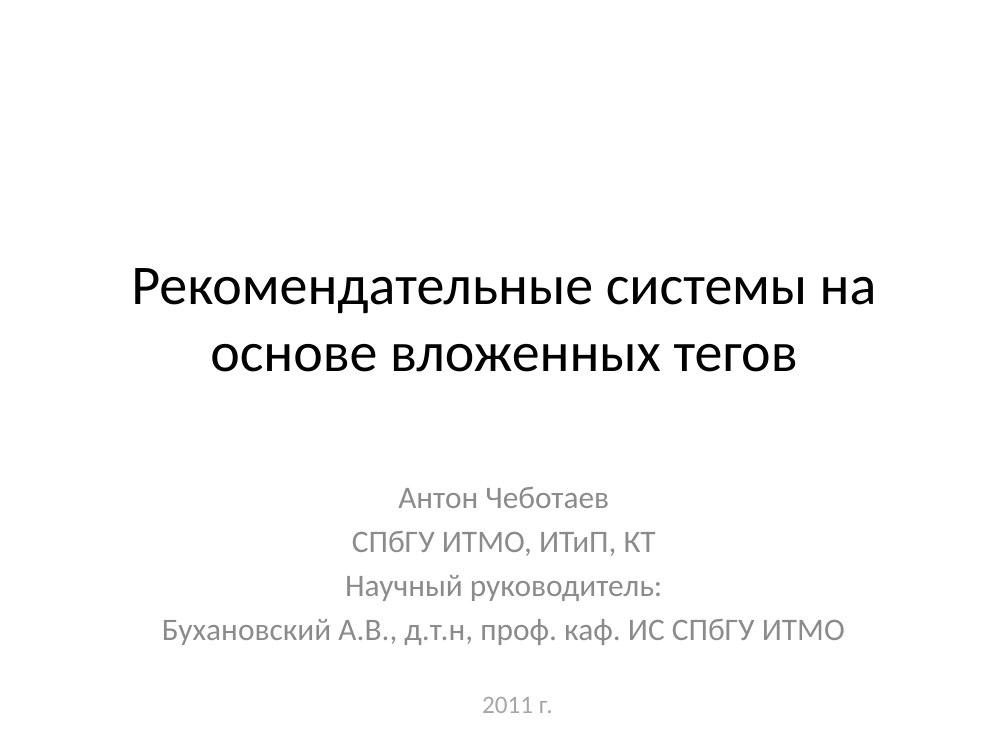
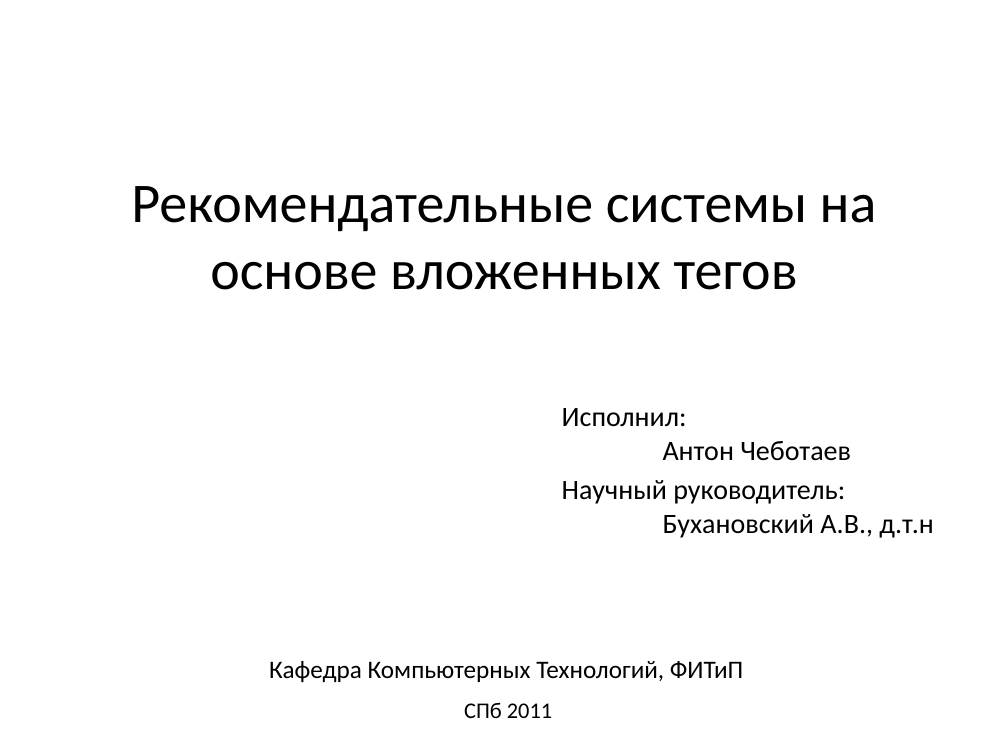
Before and after one commit to Otann/diploma, a slide deck: slide 1 of slides.pptx. Drawn at 1008x756 pixels with LibreOffice and Linux fonts; fonts in the diff are those of the drawing. Boxes give left, top, right and bottom in pixels: in the first picture for what was removed or moved away, otherwise in the second. Text is boxed around its words. In the diff, an @@ line names an element or a change of style, - is before the commit and + after.

```diff
--- a/slides.pptx
+++ b/slides.pptx
@@ title "Рекомендательные системы на основе вложенных ...": place and size @@
-title "Рекомендательные системы на основе вложенных ..." at (131,268,877,372)
+title "Рекомендательные системы на основе вложенных ..." at (131,186,877,290)
@@ subtitle at (562,408,933,538): text changed; size 22.4 to 20 pt; text colour #8C8C8C to #000000 @@
-Антон Чеботаев
-СПбГУ ИТМО, ИТиП, КТ
-Научный руководитель:
-Бухановский А.В., д.т.н, проф. каф. ИС СПбГУ ИТМО
+Исполнил:
+Антон Чеботаев
+Научный руководитель:
+Бухановский А.В., д.т.н
@@ text added at (269,661,743,682), 18 pt, text #000000 @@
+Кафедра Компьютерных Технологий, ФИТиП
@@ text at (464,702,552,718): text changed; size 18 to 16 pt; text colour #A6A6A6 to #000000 @@
-2011 г.
+СПб 2011
```
Also in this commit, not shown: 3 other slides changed, 1 slide removed, 3 other files.
